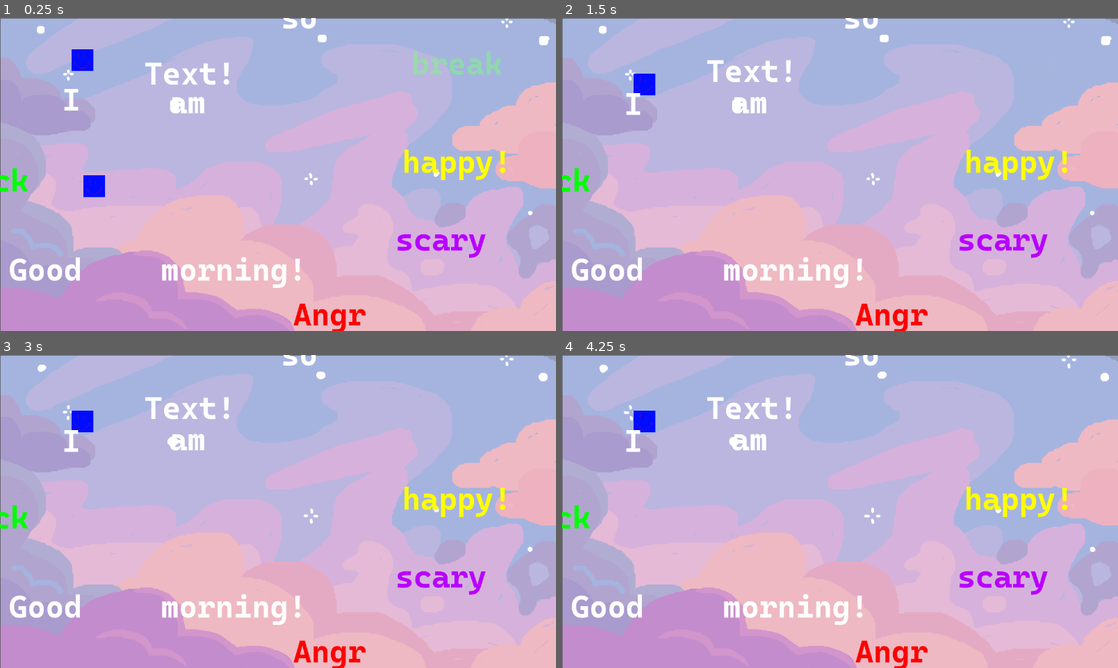
Above: before the commit, frames 1-4 (two rows, left to right).
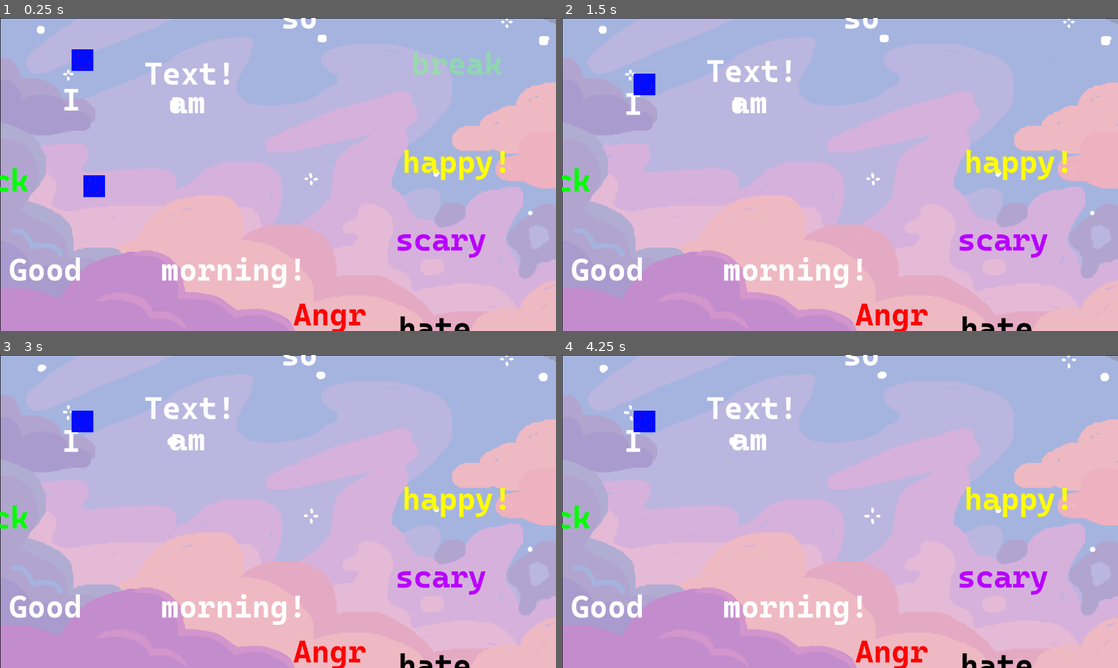
Above: after the commit, the same moments.

Repository: NitroGuy10/Chillennium2023
Game: Godot game, scene res://assets/Levels/Test_Level.tscn
Same seed, same stepped clock (60 frames per second), same inputs: the game is played once before the commit and once after it.
Inputs:
- Up to frame 1 (0.25 s): no input
- Up to frame 2 (1.5 s): hold Right (ui_right) from 0.53 s (still down); tap Shift (dash) at 0.6, 1.35 s; tap Up (ui_up) at 0.77 s
- Up to frame 3 (3 s): tap Up (ui_up) at 1.52 s; release Right (ui_right) at 2.03 s; hold Left (ui_left) 2.03-2.78 s; tap Shift (dash) at 2.1, 2.85 s; hold Right (ui_right) from 2.78 s (still down)
- Up to frame 4 (4.25 s): keep holding Right (ui_right); tap Up (ui_up) at 3.02, 3.77 s; tap Shift (dash) at 3.6 s

The runs differ from the first frame. In frame 1, 0.6% of the frame differs, in the area x 0-100%, y 0-100%; in frame 2, 0.6%; in frame 3, 0.6%; in frame 4, 0.6%.

Commit message:
Contempt

Diff:
--- a/assets/Levels/Test_Level.tscn
+++ b/assets/Levels/Test_Level.tscn
@@ -1,65 +1,18 @@
-[gd_scene load_steps=34 format=2]
+[gd_scene load_steps=7 format=2]
 
 [ext_resource path="res://assets/Objects/Player.tscn" type="PackedScene" id=1]
 [ext_resource path="res://assets/Objects/PushableWord.tscn" type="PackedScene" id=2]
-[ext_resource path="res://assets/Sprites/Backgrounds/level1/LEVEL_1.0-14.png" type="Texture" id=3]
+[ext_resource path="res://assets/Objects/Background.tscn" type="PackedScene" id=3]
 [ext_resource path="res://assets/Objects/WordPlatformInteractable.tscn" type="PackedScene" id=4]
 [ext_resource path="res://assets/Objects/WordPlatformBreak.tscn" type="PackedScene" id=5]
 [ext_resource path="res://assets/Levels/LevelController.gd" type="Script" id=6]
-[ext_resource path="res://assets/Sprites/Backgrounds/level1/LEVEL_1.0-15.png" type="Texture" id=7]
-[ext_resource path="res://assets/Sprites/Backgrounds/level1/LEVEL_1.0-1.png" type="Texture" id=8]
-[ext_resource path="res://assets/Sprites/Backgrounds/level1/LEVEL_1.0-2.png" type="Texture" id=9]
-[ext_resource path="res://assets/Sprites/Backgrounds/level1/LEVEL_1.0-3.png" type="Texture" id=10]
-[ext_resource path="res://assets/Sprites/Backgrounds/level1/LEVEL_1.0-8.png" type="Texture" id=11]
-[ext_resource path="res://assets/Sprites/Backgrounds/level1/LEVEL_1.0-11.png" type="Texture" id=12]
-[ext_resource path="res://assets/Sprites/Backgrounds/level1/LEVEL_1.0-4.png" type="Texture" id=13]
-[ext_resource path="res://assets/Sprites/Backgrounds/level1/LEVEL_1.0-9.png" type="Texture" id=14]
-[ext_resource path="res://assets/Sprites/Backgrounds/level1/LEVEL_1.0-6.png" type="Texture" id=15]
-[ext_resource path="res://assets/Sprites/Backgrounds/level1/LEVEL_1.0-10.png" type="Texture" id=16]
-[ext_resource path="res://assets/Sprites/Backgrounds/level1/LEVEL_1.0-13.png" type="Texture" id=17]
-[ext_resource path="res://assets/Sprites/Backgrounds/level1/LEVEL_1.0-5.png" type="Texture" id=18]
-[ext_resource path="res://assets/Sprites/Backgrounds/level1/LEVEL_1.0-0.png" type="Texture" id=19]
-[ext_resource path="res://assets/Sprites/Backgrounds/level1/LEVEL_1.0-12.png" type="Texture" id=20]
-[ext_resource path="res://assets/Sprites/Backgrounds/level1/LEVEL_1.0-7.png" type="Texture" id=21]
-[ext_resource path="res://assets/Sprites/Backgrounds/level1/LEVEL_1.0-16.png" type="Texture" id=22]
-[ext_resource path="res://assets/Sprites/Backgrounds/level1/LEVEL_1.0-24.png" type="Texture" id=23]
-[ext_resource path="res://assets/Sprites/Backgrounds/level1/LEVEL_1.0-25.png" type="Texture" id=24]
-[ext_resource path="res://assets/Sprites/Backgrounds/level1/LEVEL_1.0-21.png" type="Texture" id=25]
-[ext_resource path="res://assets/Sprites/Backgrounds/level1/LEVEL_1.0-17.png" type="Texture" id=26]
-[ext_resource path="res://assets/Sprites/Backgrounds/level1/LEVEL_1.0-18.png" type="Texture" id=27]
-[ext_resource path="res://assets/Sprites/Backgrounds/level1/LEVEL_1.0-20.png" type="Texture" id=28]
-[ext_resource path="res://assets/Sprites/Backgrounds/level1/LEVEL_1.0-19.png" type="Texture" id=29]
-[ext_resource path="res://assets/Sprites/Backgrounds/level1/LEVEL_1.0-26.png" type="Texture" id=30]
-[ext_resource path="res://assets/Sprites/Backgrounds/level1/LEVEL_1.0-22.png" type="Texture" id=31]
-[ext_resource path="res://assets/Sprites/Backgrounds/level1/LEVEL_1.0-23.png" type="Texture" id=32]
-
-[sub_resource type="SpriteFrames" id=1]
-animations = [ {
-"frames": [ ExtResource( 19 ), ExtResource( 8 ), ExtResource( 9 ), ExtResource( 10 ), ExtResource( 13 ), ExtResource( 18 ), ExtResource( 15 ), ExtResource( 21 ), ExtResource( 11 ), ExtResource( 14 ), ExtResource( 16 ), ExtResource( 12 ), ExtResource( 20 ), ExtResource( 17 ), ExtResource( 3 ), ExtResource( 7 ), ExtResource( 22 ), ExtResource( 26 ), ExtResource( 27 ), ExtResource( 29 ), ExtResource( 28 ), ExtResource( 25 ), ExtResource( 31 ), ExtResource( 32 ), ExtResource( 23 ), ExtResource( 24 ), ExtResource( 30 ) ],
-"loop": true,
-"name": "default",
-"speed": 5.0
-} ]
 
 [node name="Test_Level" type="Node2D"]
 script = ExtResource( 6 )
 scenePath = "res://assets/Levels/Test_Level.tscn"
 
-[node name="Background" type="AnimatedSprite" parent="."]
-position = Vector2( 640.111, 360.25 )
-scale = Vector2( 0.666204, 0.666204 )
-frames = SubResource( 1 )
-frame = 11
-playing = true
-
-[node name="Player" parent="." instance=ExtResource( 1 )]
-position = Vector2( 217, 334 )
-scale = Vector2( 0.5, 0.5 )
-
-[node name="Player2" parent="." instance=ExtResource( 1 )]
-position = Vector2( 190, 44 )
-scale = Vector2( 0.5, 0.5 )
-isPlayer2 = true
+[node name="Background" parent="." instance=ExtResource( 3 )]
+frame = 23
 
 [node name="WordPlatformInteractable" parent="." instance=ExtResource( 4 )]
 position = Vector2( 147, 186 )
@@ -111,3 +64,23 @@
 textString = "Angr"
 enableEmotion = true
 impartAnger = true
+
+[node name="WordPlatformInteractable10" parent="." instance=ExtResource( 4 )]
+position = Vector2( 921, 712 )
+textString = "hate"
+enableEmotion = true
+impartContempt = true
+
+[node name="Player" parent="." instance=ExtResource( 1 )]
+position = Vector2( 217, 334 )
+scale = Vector2( 0.5, 0.5 )
+
+[node name="Player2" parent="." instance=ExtResource( 1 )]
+position = Vector2( 190, 44 )
+scale = Vector2( 0.5, 0.5 )
+isPlayer2 = true
+
+[node name="WordPlatformInteractable11" parent="." instance=ExtResource( 4 )]
+position = Vector2( 651, 285 )
+textString = "hurt"
+onlyVisibleInContempt = true
--- /dev/null
+++ b/assets/Objects/Background.gd
@@ -0,0 +1,17 @@
+extends AnimatedSprite
+onready var player_vars = get_node("/root/PlayerVariables")
+
+
+# Declare member variables here. Examples:
+# var a = 2
+# var b = "text"
+
+
+# Called when the node enters the scene tree for the first time.
+func _ready():
+	pass # Replace with function body.
+
+
+# Called every frame. 'delta' is the elapsed time since the previous frame.
+func _process(delta):
+	visible = player_vars.currentEmotion != "contempt"
--- /dev/null
+++ b/assets/Objects/Background.tscn
@@ -0,0 +1,46 @@
+[gd_scene load_steps=30 format=2]
+
+[ext_resource path="res://assets/Sprites/Backgrounds/level1/LEVEL_1.0-14.png" type="Texture" id=1]
+[ext_resource path="res://assets/Sprites/Backgrounds/level1/LEVEL_1.0-15.png" type="Texture" id=2]
+[ext_resource path="res://assets/Sprites/Backgrounds/level1/LEVEL_1.0-1.png" type="Texture" id=3]
+[ext_resource path="res://assets/Sprites/Backgrounds/level1/LEVEL_1.0-2.png" type="Texture" id=4]
+[ext_resource path="res://assets/Sprites/Backgrounds/level1/LEVEL_1.0-3.png" type="Texture" id=5]
+[ext_resource path="res://assets/Sprites/Backgrounds/level1/LEVEL_1.0-8.png" type="Texture" id=6]
+[ext_resource path="res://assets/Sprites/Backgrounds/level1/LEVEL_1.0-11.png" type="Texture" id=7]
+[ext_resource path="res://assets/Sprites/Backgrounds/level1/LEVEL_1.0-4.png" type="Texture" id=8]
+[ext_resource path="res://assets/Sprites/Backgrounds/level1/LEVEL_1.0-9.png" type="Texture" id=9]
+[ext_resource path="res://assets/Sprites/Backgrounds/level1/LEVEL_1.0-6.png" type="Texture" id=10]
+[ext_resource path="res://assets/Sprites/Backgrounds/level1/LEVEL_1.0-10.png" type="Texture" id=11]
+[ext_resource path="res://assets/Sprites/Backgrounds/level1/LEVEL_1.0-13.png" type="Texture" id=12]
+[ext_resource path="res://assets/Sprites/Backgrounds/level1/LEVEL_1.0-5.png" type="Texture" id=13]
+[ext_resource path="res://assets/Sprites/Backgrounds/level1/LEVEL_1.0-0.png" type="Texture" id=14]
+[ext_resource path="res://assets/Sprites/Backgrounds/level1/LEVEL_1.0-12.png" type="Texture" id=15]
+[ext_resource path="res://assets/Sprites/Backgrounds/level1/LEVEL_1.0-7.png" type="Texture" id=16]
+[ext_resource path="res://assets/Sprites/Backgrounds/level1/LEVEL_1.0-16.png" type="Texture" id=17]
+[ext_resource path="res://assets/Sprites/Backgrounds/level1/LEVEL_1.0-24.png" type="Texture" id=18]
+[ext_resource path="res://assets/Sprites/Backgrounds/level1/LEVEL_1.0-25.png" type="Texture" id=19]
+[ext_resource path="res://assets/Sprites/Backgrounds/level1/LEVEL_1.0-21.png" type="Texture" id=20]
+[ext_resource path="res://assets/Sprites/Backgrounds/level1/LEVEL_1.0-17.png" type="Texture" id=21]
+[ext_resource path="res://assets/Sprites/Backgrounds/level1/LEVEL_1.0-18.png" type="Texture" id=22]
+[ext_resource path="res://assets/Sprites/Backgrounds/level1/LEVEL_1.0-20.png" type="Texture" id=23]
+[ext_resource path="res://assets/Sprites/Backgrounds/level1/LEVEL_1.0-19.png" type="Texture" id=24]
+[ext_resource path="res://assets/Sprites/Backgrounds/level1/LEVEL_1.0-26.png" type="Texture" id=25]
+[ext_resource path="res://assets/Sprites/Backgrounds/level1/LEVEL_1.0-22.png" type="Texture" id=26]
+[ext_resource path="res://assets/Sprites/Backgrounds/level1/LEVEL_1.0-23.png" type="Texture" id=27]
+[ext_resource path="res://assets/Objects/Background.gd" type="Script" id=28]
+
+[sub_resource type="SpriteFrames" id=1]
+animations = [ {
+"frames": [ ExtResource( 14 ), ExtResource( 3 ), ExtResource( 4 ), ExtResource( 5 ), ExtResource( 8 ), ExtResource( 13 ), ExtResource( 10 ), ExtResource( 16 ), ExtResource( 6 ), ExtResource( 9 ), ExtResource( 11 ), ExtResource( 7 ), ExtResource( 15 ), ExtResource( 12 ), ExtResource( 1 ), ExtResource( 2 ), ExtResource( 17 ), ExtResource( 21 ), ExtResource( 22 ), ExtResource( 24 ), ExtResource( 23 ), ExtResource( 20 ), ExtResource( 26 ), ExtResource( 27 ), ExtResource( 18 ), ExtResource( 19 ), ExtResource( 25 ) ],
+"loop": true,
+"name": "default",
+"speed": 5.0
+} ]
+
+[node name="Background" type="AnimatedSprite"]
+position = Vector2( 640.111, 360.25 )
+scale = Vector2( 0.666204, 0.666204 )
+frames = SubResource( 1 )
+frame = 19
+playing = true
+script = ExtResource( 28 )
--- a/assets/Objects/Player.tscn
+++ b/assets/Objects/Player.tscn
@@ -81,6 +81,19 @@
 scale_amount = 0.01
 color = Color( 0, 1, 0, 1 )
 
+[node name="ContemptParticles" type="CPUParticles2D" parent="PlayerKinematicBody2D"]
+emitting = false
+local_coords = false
+texture = ExtResource( 4 )
+emission_shape = 2
+emission_rect_extents = Vector2( 20, 20 )
+direction = Vector2( 0, 0 )
+spread = 180.0
+gravity = Vector2( 0, 0 )
+initial_velocity = 88.0
+scale_amount = 0.01
+color = Color( 0, 0, 0, 1 )
+
 [node name="CollisionShape2D" type="CollisionShape2D" parent="PlayerKinematicBody2D"]
 shape = SubResource( 2 )
 
--- a/assets/Objects/PlayerMovement.gd
+++ b/assets/Objects/PlayerMovement.gd
@@ -30,6 +30,7 @@
 	$HappyParticles.emitting = player_vars.currentEmotion == "happiness"
 	$AngerParticles.emitting = player_vars.currentEmotion == "anger"
 	$DisgustParticles.emitting = player_vars.currentEmotion == "disgust"
+	$ContemptParticles.emitting = player_vars.currentEmotion == "contempt"
 	$DashParticles.emitting = player_vars.currentEmotion == "fear" and canDash
 
 
--- a/assets/Objects/PushableWord.gd
+++ b/assets/Objects/PushableWord.gd
@@ -28,6 +28,8 @@
 
 # Called every frame. 'delta' is the elapsed time since the previous frame.
 func _process(delta):
+	visible = player_vars.currentEmotion != "contempt"
+
 	if pushed:
 		if pushable:
 			richTextLabel.set("custom_colors/default_color", lerp(richTextLabel.get("custom_colors/default_color"), Color(1, 0, 0), 0.05))
--- a/assets/Objects/WordPlatformBreak.tscn
+++ b/assets/Objects/WordPlatformBreak.tscn
@@ -11,6 +11,9 @@
 [node name="RichTextLabel" parent="WordPlatformInteractable/WordPlatformText" index="0"]
 text = "break"
 
+[node name="CollisionShape2D" parent="WordPlatformInteractable/CollisionStuff/VisibleArea" index="0"]
+visible = false
+
 [node name="FallTimer" type="Timer" parent="."]
 wait_time = 3.0
 one_shot = true
--- a/assets/Objects/WordPlatformInteractable.gd
+++ b/assets/Objects/WordPlatformInteractable.gd
@@ -2,12 +2,15 @@
 
 
 export var textString = "Text!"
+
+export var onlyVisibleInContempt = false
 
 export var enableEmotion = false
 export var impartHappiness = false
 export var impartFear = false
 export var impartAnger = false
 export var impartDisgust = false
+export var impartContempt = false
 
 
 export var playSound = false
@@ -35,6 +38,8 @@
 		return "anger"
 	elif impartDisgust:
 		return "disgust"
+	elif impartContempt:
+		return "contempt"
 	assert(false)
 
 
--- a/assets/Objects/WordPlatformInteractable.tscn
+++ b/assets/Objects/WordPlatformInteractable.tscn
@@ -7,6 +7,9 @@
 
 [sub_resource type="RectangleShape2D" id=1]
 extents = Vector2( 1, 1 )
+
+[sub_resource type="RectangleShape2D" id=2]
+extents = Vector2( 200, 200 )
 
 [node name="WordPlatformInteractable" type="Node2D"]
 script = ExtResource( 4 )
@@ -38,6 +41,13 @@
 [node name="CollisionShape2D" type="CollisionShape2D" parent="CollisionStuff/StaticBody2D"]
 shape = SubResource( 1 )
 
+[node name="VisibleArea" type="Area2D" parent="CollisionStuff"]
+visible = false
+collision_mask = 129
+
+[node name="CollisionShape2D" type="CollisionShape2D" parent="CollisionStuff/VisibleArea"]
+shape = SubResource( 2 )
+
 [node name="AudioStreamPlayer" type="AudioStreamPlayer" parent="."]
 stream = ExtResource( 3 )
 
--- a/assets/Objects/WordPlatformInteractableStaticBody2D.gd
+++ b/assets/Objects/WordPlatformInteractableStaticBody2D.gd
@@ -15,10 +15,12 @@
 	"happiness": Color(1, 1, 0),
 	"fear": Color(0.72, 0, 1),
 	"anger": Color(1, 0, 0)	,
-	"disgust": Color(0, 1, 0)
+	"disgust": Color(0, 1, 0),
+	"contempt": Color(0, 0, 0),
 }
 
 var pressed = false
+var nearby = false
 var text
 var textBounds = Vector2(0, 0)
 var root
@@ -47,12 +49,18 @@
 	get_parent().get_node("StaticBody2D/CollisionShape2D").scale.y = 20
 	get_parent().get_node("StaticBody2D/CollisionShape2D").position.x = textBounds.x
 	get_parent().get_node("StaticBody2D/CollisionShape2D").position.y = 15
+	get_parent().get_node("VisibleArea/CollisionShape2D").position.x = textBounds.x
+	get_parent().get_node("StaticBody2D/CollisionShape2D").position.y = 15
 
 
 
 
 # Called every frame. 'delta' is the elapsed time since the previous frame.
 func _process(delta):
+	if root.onlyVisibleInContempt:
+		root.visible = player_vars.currentEmotion == "contempt"
+	else:
+		root.visible = player_vars.currentEmotion != "contempt" or nearby
 
 	if pressed:
 		text.position.y = lerp(text.position.y, 0, 0.2)
@@ -60,6 +68,14 @@
 		text.position.y = lerp(text.position.y, -10, 0.2)
 
 func _physics_process(delta):
+	if root.onlyVisibleInContempt:
+		set_collision_layer_bit(7, player_vars.currentEmotion == "contempt")
+		set_collision_mask_bit(7, player_vars.currentEmotion == "contempt")
+		get_parent().get_node("VisibleArea").set_collision_layer_bit(7, player_vars.currentEmotion == "contempt")
+		get_parent().get_node("VisibleArea").set_collision_mask_bit(7, player_vars.currentEmotion == "contempt")
+		get_parent().get_node("StaticBody2D").set_collision_layer_bit(7, player_vars.currentEmotion == "contempt")
+		get_parent().get_node("StaticBody2D").set_collision_mask_bit(7, player_vars.currentEmotion == "contempt")
+
 	var previous_pressed_status = pressed
 	pressed = false
 	for body in get_overlapping_bodies():
@@ -73,3 +89,9 @@
 
 
 			pressed = true
+
+	nearby = false
+	for body in get_parent().get_node("VisibleArea").get_overlapping_bodies():
+		if "Player" in body.name:
+			nearby = true
+			break
--- a/project.godot
+++ b/project.godot
@@ -23,6 +23,10 @@
 window/size/width=1280
 window/size/height=720
 window/size/resizable=false
+
+[global]
+
+color=false
 
 [gui]
 
@@ -104,4 +108,5 @@
 quality/driver/driver_name="GLES2"
 vram_compression/import_etc=true
 vram_compression/import_etc2=false
+environment/default_clear_color=Color( 0, 0, 0, 1 )
 environment/default_environment="res://default_env.tres"
Not shown: 1 places in assets/Objects/WordPlatformInteractable.tscn that only renumber resources
